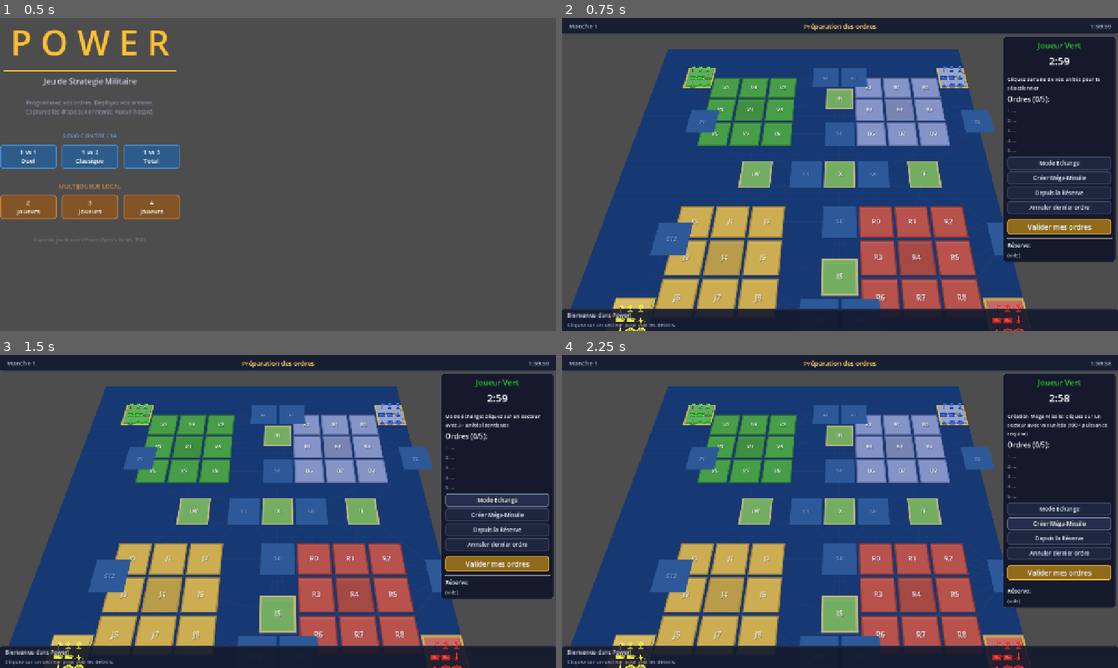
Above: before the commit, frames 1-4 (two rows, left to right).
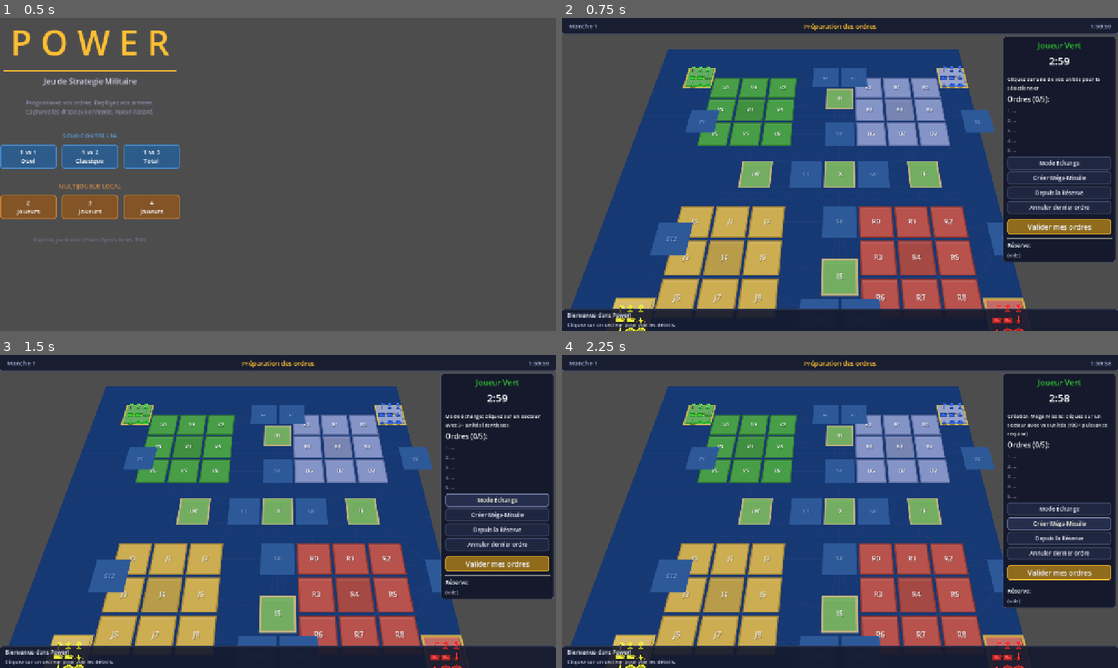
Above: after the commit, the same moments.

Repository: Njko/power_the_game
Game: Godot game, scene res://scenes/main.tscn
The game is run twice, just before and just after one commit, with the same random seed, the same clock (stepped at 60 frames per second) and the same inputs.
Inputs:
- Up to frame 1 (0.5 s): no input
- Up to frame 2 (0.75 s): click "1 vs 1 Duel" at 0.5 s
- Up to frame 3 (1.5 s): click "Mode Échange" at 1.25 s
- Up to frame 4 (2.25 s): click "Créer Méga-Missile" at 2 s

Frame 1 is identical in both runs. In frame 2, 0.1% of the frame differs, in the area x 0-100%, y 1-99%; in frame 3, 0.1%; in frame 4, 0.1%.

Commit message:
polish: improve panel borders, corner radii, and label contrast
Co-Authored-By: Claude Sonnet 4.6 <noreply@anthropic.com>

Diff:
--- a/scenes/main.tscn
+++ b/scenes/main.tscn
@@ -10,10 +10,10 @@
 
 [sub_resource type="StyleBoxFlat" id="topbar_style"]
 bg_color = Color(0.08, 0.1, 0.18, 0.92)
-border_color = Color(0.3, 0.35, 0.5, 0.4)
+border_color = Color(0.35, 0.4, 0.55, 0.6)
 border_width_bottom = 1
-corner_radius_bottom_left = 4
-corner_radius_bottom_right = 4
+corner_radius_bottom_left = 6
+corner_radius_bottom_right = 6
 content_margin_left = 16.0
 content_margin_top = 6.0
 content_margin_right = 16.0
@@ -21,10 +21,10 @@
 
 [sub_resource type="StyleBoxFlat" id="bottombar_style"]
 bg_color = Color(0.08, 0.1, 0.18, 0.92)
-border_color = Color(0.3, 0.35, 0.5, 0.4)
+border_color = Color(0.35, 0.4, 0.55, 0.6)
 border_width_top = 1
-corner_radius_top_left = 4
-corner_radius_top_right = 4
+corner_radius_top_left = 6
+corner_radius_top_right = 6
 content_margin_left = 12.0
 content_margin_top = 6.0
 content_margin_right = 12.0
@@ -32,7 +32,7 @@
 
 [sub_resource type="StyleBoxFlat" id="resolution_style"]
 bg_color = Color(0.06, 0.08, 0.15, 0.95)
-border_color = Color(0.35, 0.4, 0.6, 0.5)
+border_color = Color(0.35, 0.4, 0.55, 0.6)
 border_width_left = 1
 border_width_top = 1
 border_width_right = 1
@@ -48,7 +48,7 @@
 
 [sub_resource type="StyleBoxFlat" id="orderpanel_style"]
 bg_color = Color(0.07, 0.09, 0.16, 0.95)
-border_color = Color(0.35, 0.4, 0.55, 0.5)
+border_color = Color(0.35, 0.4, 0.55, 0.6)
 border_width_left = 1
 border_width_top = 1
 border_width_right = 1
@@ -108,7 +108,7 @@
 [node name="PhaseLabel" type="Label" parent="GameUI/TopBar/HBox"]
 layout_mode = 2
 size_flags_horizontal = 3
-theme_override_colors/font_color = Color(1, 0.85, 0.4, 1)
+theme_override_colors/font_color = Color(1, 0.75, 0.2, 1)
 theme_override_font_sizes/font_size = 15
 text = "POWER"
 horizontal_alignment = 1
@@ -136,13 +136,13 @@
 
 [node name="InfoLabel" type="Label" parent="GameUI/BottomBar/VBox"]
 layout_mode = 2
-theme_override_colors/font_color = Color(0.85, 0.85, 0.9, 1)
+theme_override_colors/font_color = Color(0.95, 0.95, 1, 1)
 theme_override_font_sizes/font_size = 13
 text = "Bienvenue dans Power!"
 
 [node name="SectorInfo" type="Label" parent="GameUI/BottomBar/VBox"]
 layout_mode = 2
-theme_override_colors/font_color = Color(0.6, 0.62, 0.72, 1)
+theme_override_colors/font_color = Color(0.8, 0.8, 0.88, 1)
 theme_override_font_sizes/font_size = 12
 text = "Cliquez sur un secteur pour voir les détails."
 
